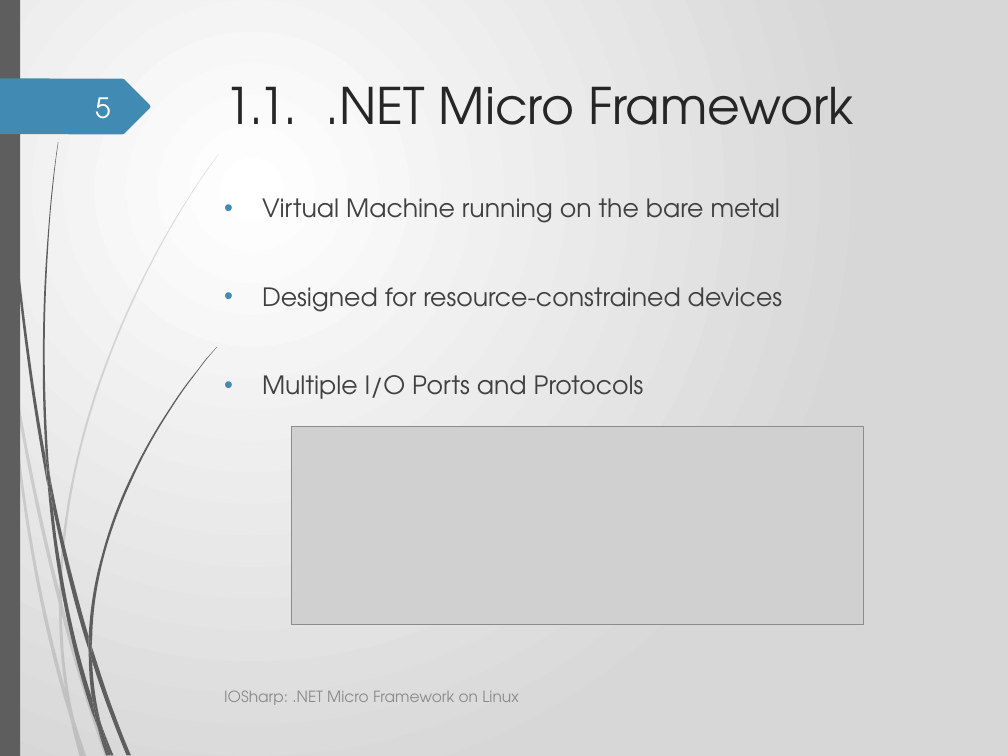
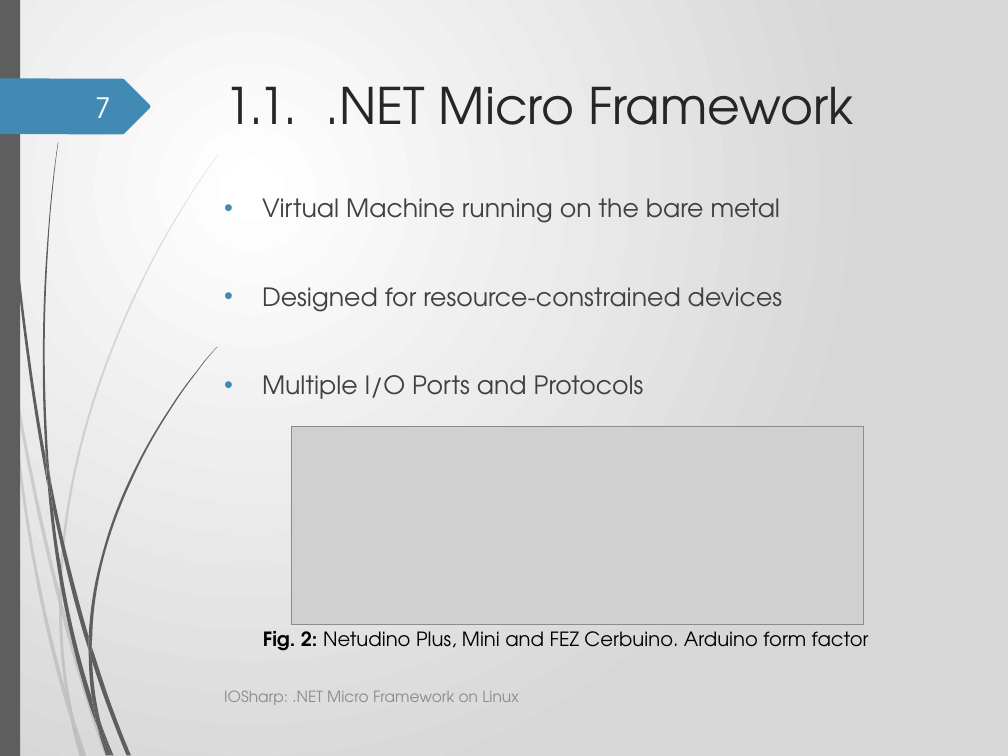
Before and after one commit to GerardSoleCa/BachelorThesisMisc, a slide deck: slide 7 of ThesisDoc/IOSharp2.pptx (slide 5 before the commit). Drawn at 1008x756 pixels with LibreOffice and Linux fonts; fonts in the diff are those of the drawing; grey boxes stand for pictures; background and template pictures are left out. Boxes give left, top, right and bottom in pixels: in the first picture for what was removed or moved away, otherwise in the second. Text is boxed around its words. In the diff, an @@ line names an element or a change of style, - is before the commit and + after.

```diff
--- a/ThesisDoc/IOSharp2.pptx
+++ b/ThesisDoc/IOSharp2.pptx
@@ page number at [95,97,111,118]: text changed @@
-5
+7
@@ text added at [263,631,869,651], 14 pt, text #000000 @@
+Fig. 2: Netudino Plus, Mini and FEZ Cerbuino. Arduino form factor
```
Also in this commit, not shown: 19 other slides changed, 4 slides added, 1 slide removed, 7 other files.
